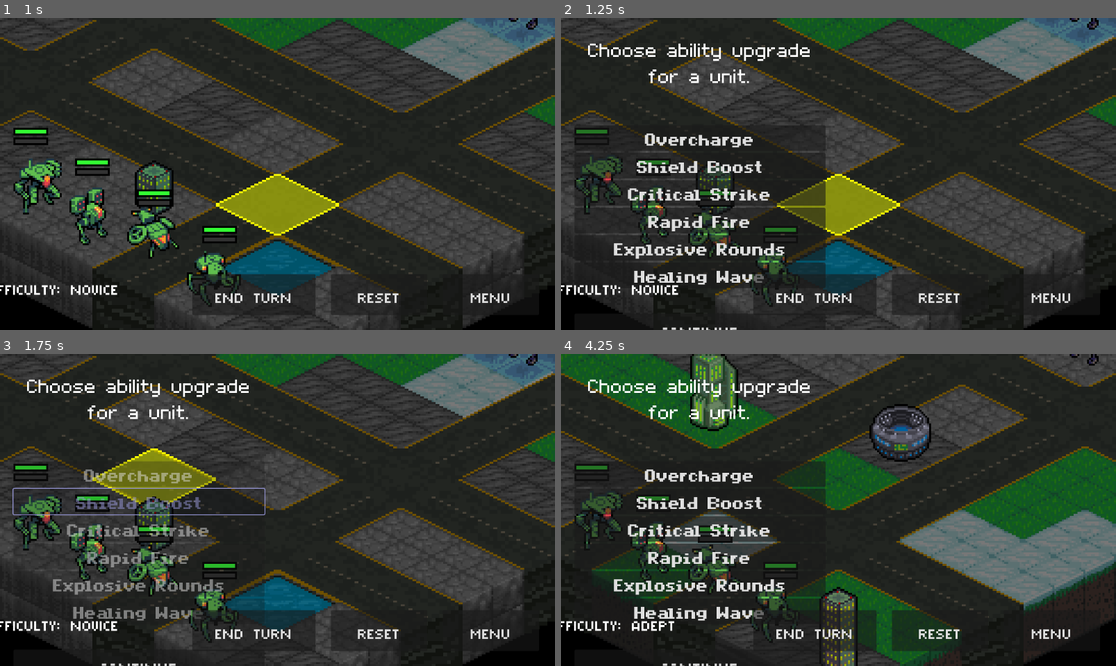
Above: before the commit, frames 1-4 (two rows, left to right).
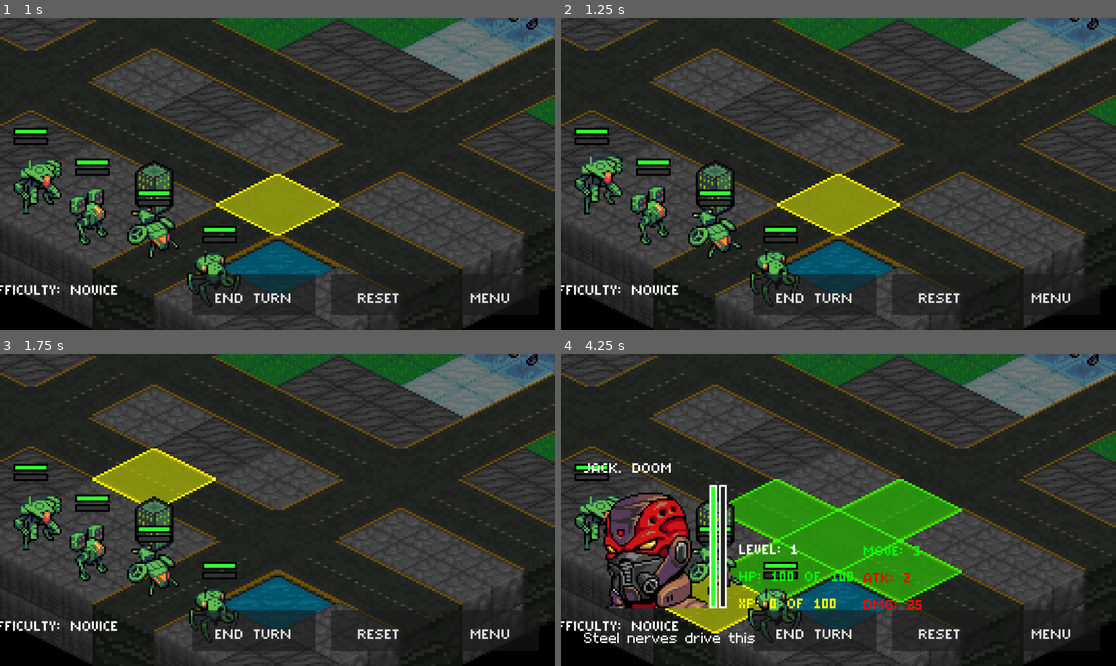
Above: after the commit, the same moments.

Repository: Tekknobot/Terrain
Game: Godot game, scene res://Scenes/TitleScreen.tscn
Same seed, same stepped clock (60 frames per second), same inputs: the game is played once before the commit and once after it.
Inputs (mouse positions are in pixels of both pictures, inside the frame that each line leads up to):
- Up to frame 1 (1 s): click "PLAY" at 0.5 s
- Up to frame 2 (1.25 s): no input
- Up to frame 3 (1.75 s): click (138, 500) at 1.25 s, where only the run before the commit has a clickable "Shield Boost"
- Up to frame 4 (4.25 s): click (699, 665) at 2 s, where only the run before the commit has a clickable "CONTINUE"; click (699, 584) at 2.75 s, where only the run before the commit has a clickable "Explosive Rounds"; click (699, 665) at 3.5 s, where only the run before the commit has a clickable "CONTINUE"

Frame 1 is identical in both runs. In frame 2, 9.7% of the frame differs, in the area x 2-48%, y 8-100%; in frame 3, 7.4%; in frame 4, 58%, in the area x 0-100%, y 0-100%.

Commit message:
Build with Overcharge.

Diff:
--- a/Scenes/RewardUpgrade.tscn
+++ b/Scenes/RewardUpgrade.tscn
@@ -44,7 +44,7 @@
 layout_mode = 2
 theme_override_fonts/font = ExtResource("2_4ttxb")
 theme_override_font_sizes/font_size = 64
-text = "Choose ability upgrade for a unit."
+text = "Choose ability upgrade."
 horizontal_alignment = 1
 autowrap_mode = 3
 
@@ -86,6 +86,7 @@
 horizontal_alignment = 1
 
 [node name="ContinueButton" type="Button" parent="CanvasLayer/Control/VBoxContainer"]
+custom_minimum_size = Vector2(0, 85)
 layout_mode = 2
 theme = SubResource("Theme_a70fr")
 text = "CONTINUE"
--- a/Scripts/RewardsUpgrades.gd
+++ b/Scripts/RewardsUpgrades.gd
@@ -11,11 +11,11 @@
 # Define a pool of special abilities available for unlocking.
 var ability_pool: Array[String] = [
 	"Overcharge",
-	"Shield Boost",
 	"Critical Strike",
 	"Rapid Fire",
-	"Explosive Rounds",
 	"Healing Wave"
+	#"Explosive Rounds",
+	#"Shield Boost"
 ]
 
 # Store the player's selection.
@@ -32,12 +32,11 @@
 	#xp_label.text = "XP Earned: %d" % xp
 	_populate_ability_options()
 
-# Populate the container with a button for each special ability.
 func _populate_ability_options() -> void:
 	for ability in ability_pool:
 		var btn = Button.new()
 		btn.text = ability
-		# Bind both the button and ability so that when pressed, the handler receives both.
+		btn.custom_minimum_size = Vector2(0, 85)  # Set minimum height to 64 pixels.
 		btn.pressed.connect(self._on_ability_selected.bind(btn, ability))
 		ability_options_container.add_child(btn)
 
--- a/Scripts/TurnManager.gd
+++ b/Scripts/TurnManager.gd
@@ -20,7 +20,7 @@
 	# Wait one frame so TileMap can spawn units first
 	await get_tree().create_timer(0.5).timeout
 	call_deferred("_initialize_turns")
-	_test_launch_reward_phase()
+	#_test_launch_reward_phase()
 
 func _initialize_turns():
 	_populate_units()
--- a/Scripts/Unit.gd
+++ b/Scripts/Unit.gd
@@ -854,9 +854,9 @@
 			if x == 0 and y == 0:
 				damage = 25  # Center tile gets the highest damage.
 			elif abs(x) + abs(y) == 1:
-				damage = 20  # Adjacent (cardinal) tiles get moderate damage.
+				damage = 25  # Adjacent (cardinal) tiles get moderate damage.
 			else:
-				damage = 15  # Diagonals get the least damage.
+				damage = 25  # Diagonals get the least damage.
 
 			# Attempt to retrieve an enemy unit on this tile.
 			var enemy_unit = tilemap.get_unit_at_tile(tile)
@@ -867,7 +867,7 @@
 				enemy_unit.shake()
 				tilemap.play_attack_sound(global_position)
 				print("Overcharge: ", enemy_unit.name, " took ", damage, " damage at tile ", tile)
-				await get_tree().create_timer(0.5).timeout
+				await get_tree().create_timer(0.2).timeout
 
 	# Mark the unit as having used its action.
 	has_attacked = true
